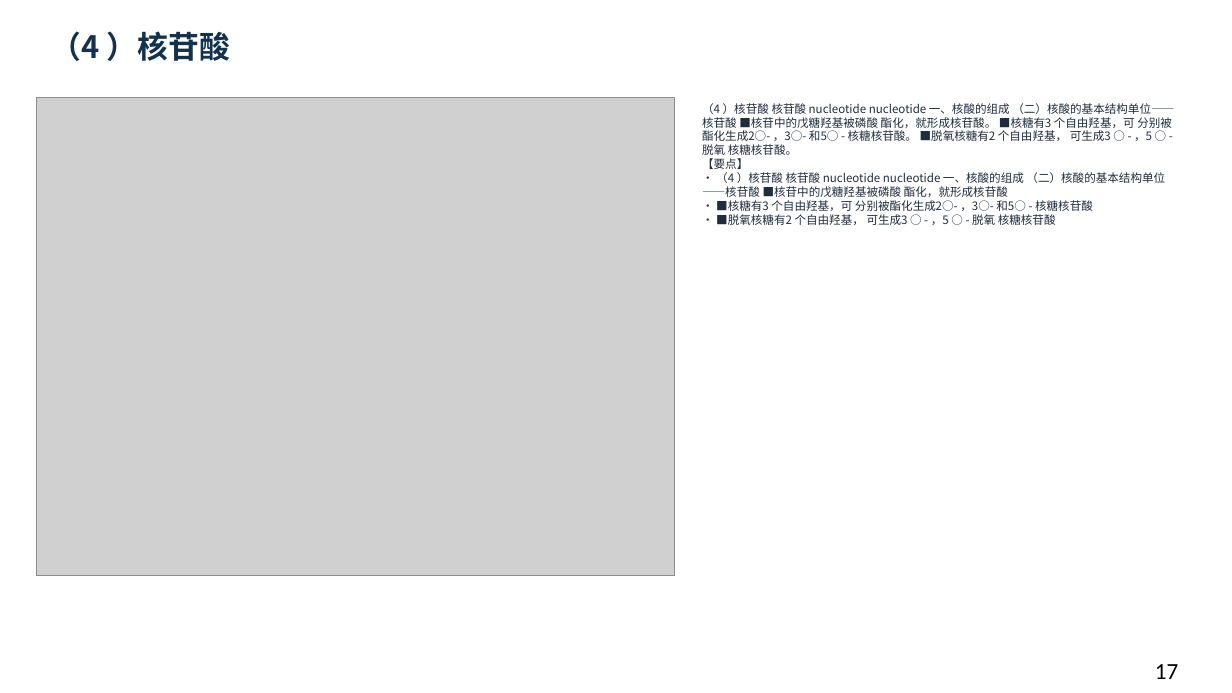
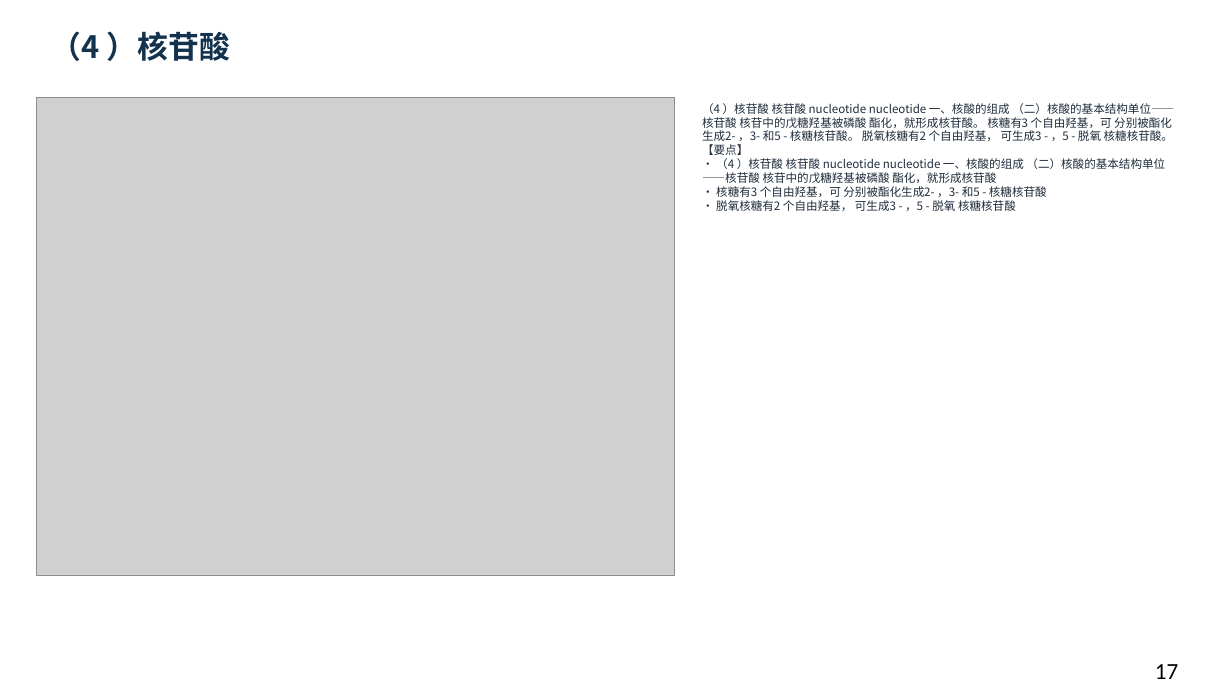
Before and after one commit to newkan-li/Biochemistry, a slide deck: slide 17 of downloads/bc11-ai-style.pptx. Drawn at 1232x693 pixels with LibreOffice and Linux fonts; fonts in the diff are those of the drawing; grey boxes stand for pictures. Boxes give left, top, right and bottom in pixels: in the first picture for what was removed or moved away, otherwise in the second. Text is boxed around its words. In the diff, an @@ line names an element or a change of style, - is before the commit and + after.

Commit message:
bc11真正清除PUA控制符(上版未写入数据),修正碱基结构特征页;版本20261112cdb

```diff
--- a/downloads/bc11-ai-style.pptx
+++ b/downloads/bc11-ai-style.pptx
@@ text at (702, 103, 1174, 211): text changed @@
-（4 ）核苷酸 核苷酸 nucleotide nucleotide 一、核酸的组成 （二）核酸的基本结构单位——核苷酸 ■核苷中的戊糖羟基被磷酸 酯化，就形成核苷酸。 ■核糖有3 个自由羟基，可 分别被酯化生成2○- ，3○- 和5○ - 核糖核苷酸。 ■脱氧核糖有2 个自由羟基， 可生成3 ○ - ，5 ○ - 脱氧 核糖核苷酸。
-【要点】
-• （4 ）核苷酸 核苷酸 nucleotide nucleotide 一、核酸的组成 （二）核酸的基本结构单位——核苷酸 ■核苷中的戊糖羟基被磷酸 酯化，就形成核苷酸
-• ■核糖有3 个自由羟基，可 分别被酯化生成2○- ，3○- 和5○ - 核糖核苷酸
-• ■脱氧核糖有2 个自由羟基， 可生成3 ○ - ，5 ○ - 脱氧 核糖核苷酸
+（4 ）核苷酸 核苷酸 nucleotide nucleotide 一、核酸的组成 （二）核酸的基本结构单位——核苷酸 核苷中的戊糖羟基被磷酸 酯化，就形成核苷酸。 核糖有3 个自由羟基，可 分别被酯化生成2- ，3- 和5 - 核糖核苷酸。 脱氧核糖有2 个自由羟基， 可生成3 - ，5 - 脱氧 核糖核苷酸。
+【要点】
+• （4 ）核苷酸 核苷酸 nucleotide nucleotide 一、核酸的组成 （二）核酸的基本结构单位——核苷酸 核苷中的戊糖羟基被磷酸 酯化，就形成核苷酸
+• 核糖有3 个自由羟基，可 分别被酯化生成2- ，3- 和5 - 核糖核苷酸
+• 脱氧核糖有2 个自由羟基， 可生成3 - ，5 - 脱氧 核糖核苷酸
```
Also in this commit, not shown: 49 other slides changed, 6 other files.
